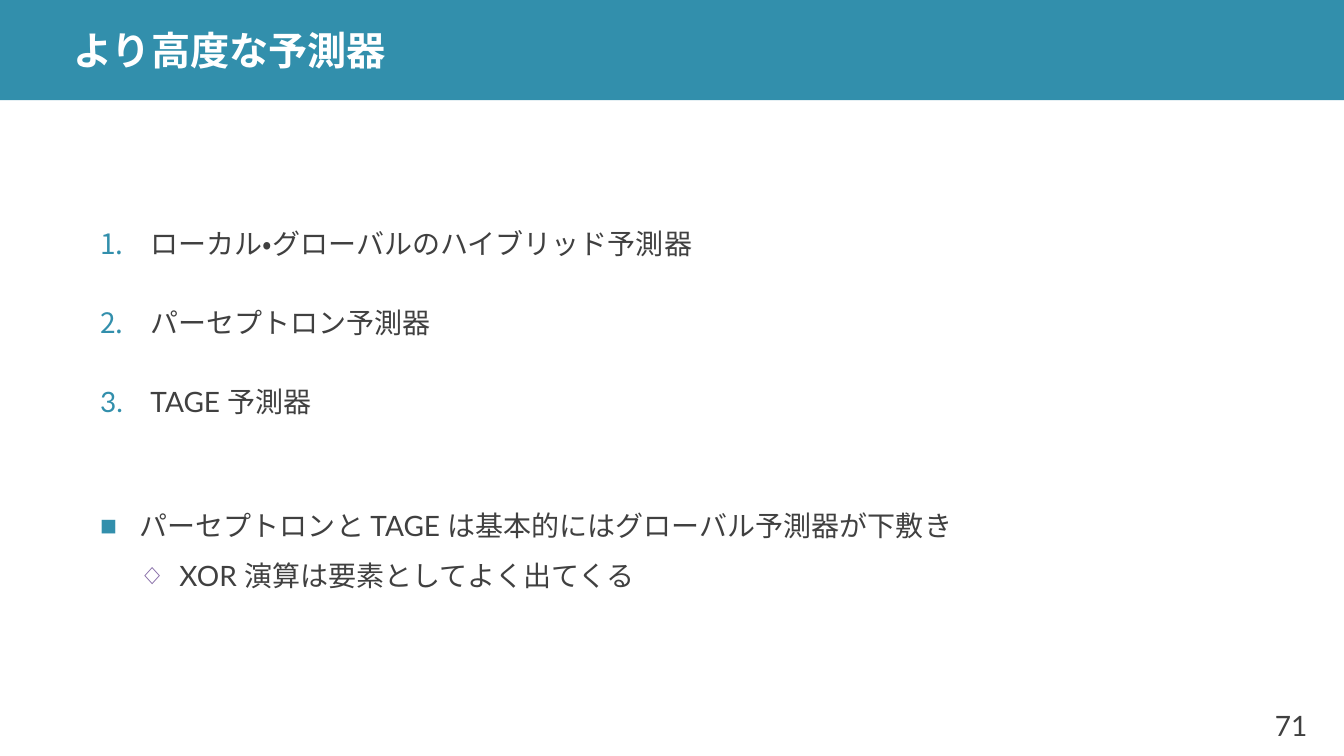
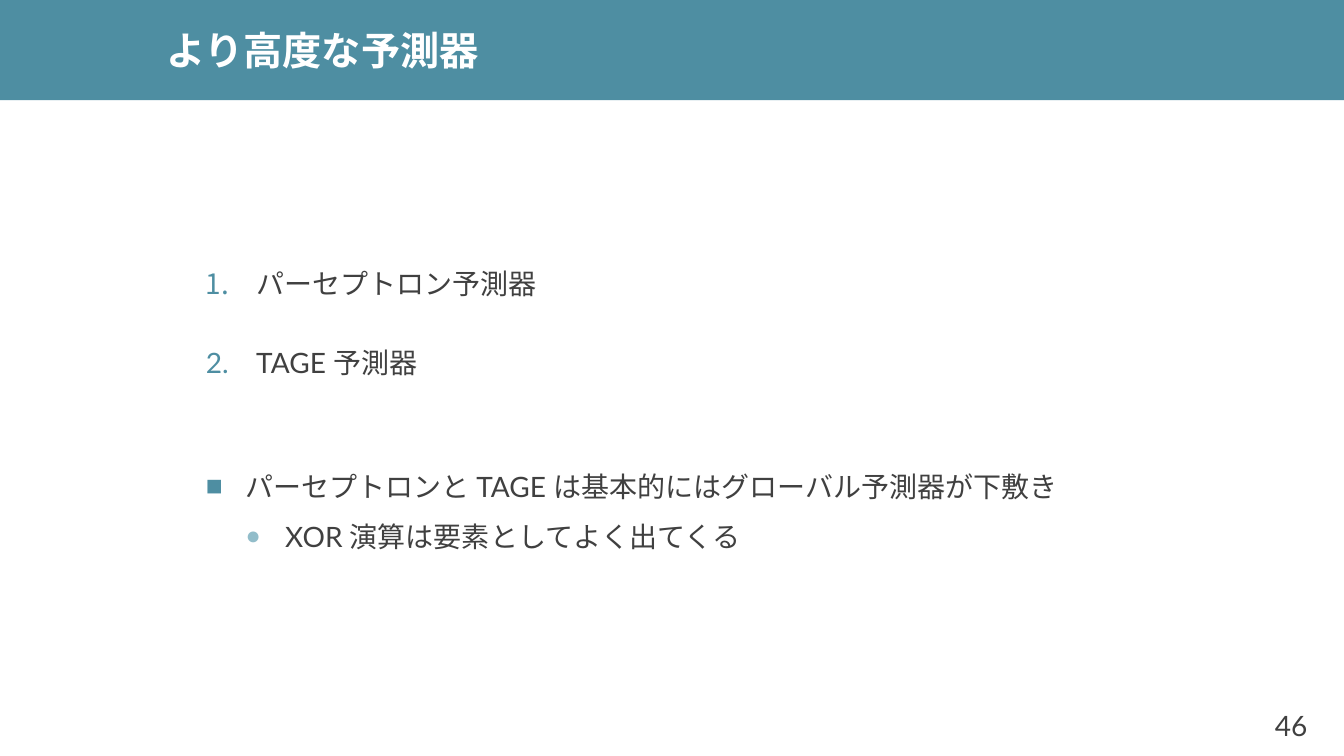
Before and after one commit to shioyadan/advanced-computer-organization, a slide deck: slide 46 of aco-shioya-06.pptx (slide 71 before the commit). Drawn at 1344x756 pixels with LibreOffice and Linux fonts; fonts in the diff are those of the drawing. Boxes give left, top, right and bottom in pixels: in the first picture for what was removed or moved away, otherwise in the second. Text is boxed around its words. In the diff, an @@ line names an element or a change of style, - is before the commit and + after.

```diff
--- a/aco-shioya-06.pptx
+++ b/aco-shioya-06.pptx
@@ rectangle at (x1=0, y1=0, x2=1344, y2=100): fill #328FAC to #4E8EA2 @@
@@ title "より高度な予測器" moved from (x1=74, y1=31, x2=386, y2=69) to (x1=166, y1=31, x2=478, y2=69) @@
@@ text "パーセプトロン予測器" moved from (x1=140, y1=230, x2=952, y2=589) to (x1=246, y1=270, x2=1058, y2=550) @@
@@ text "パーセプトロン予測器" at (x1=246, y1=270, x2=1058, y2=550): bullet colour #328FAC to #4E8EA2; bullet ◇ to ●; bullet colour #8064A2 to #92BDCA @@
@@ text at (x1=150, y1=230, x2=692, y2=257): paragraph removed @@
-1. ローカル・グローバルのハイブリッド予測器
@@ page number at (x1=1275, y1=716, x2=1308, y2=736): text changed @@
-71
+46
```
Also in this commit, not shown: 41 other slides changed, 84 slides added, 51 slides removed, 3 other files.
